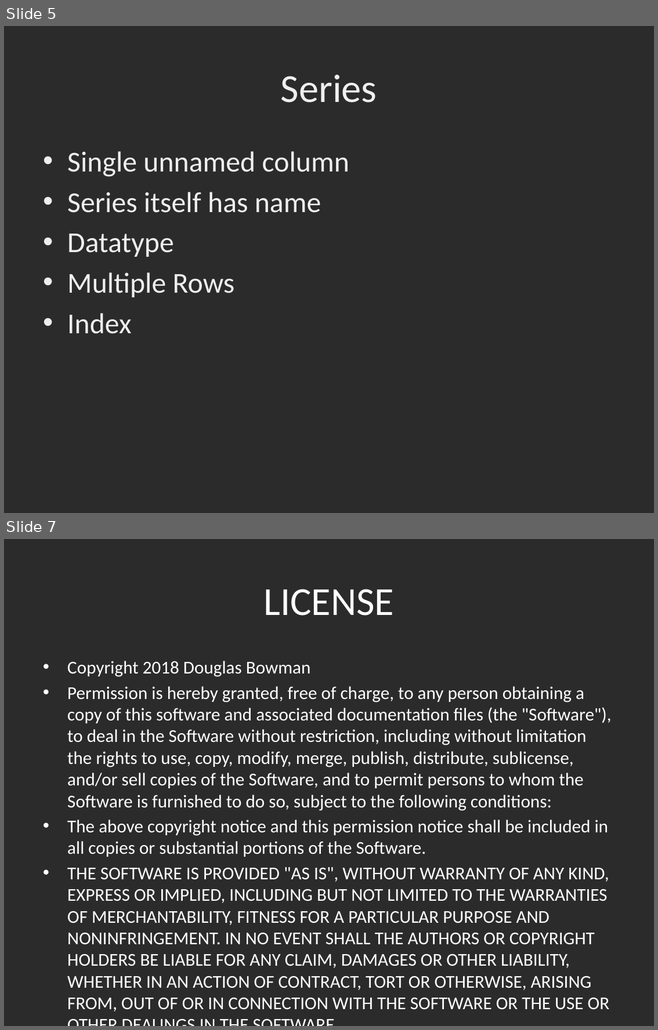
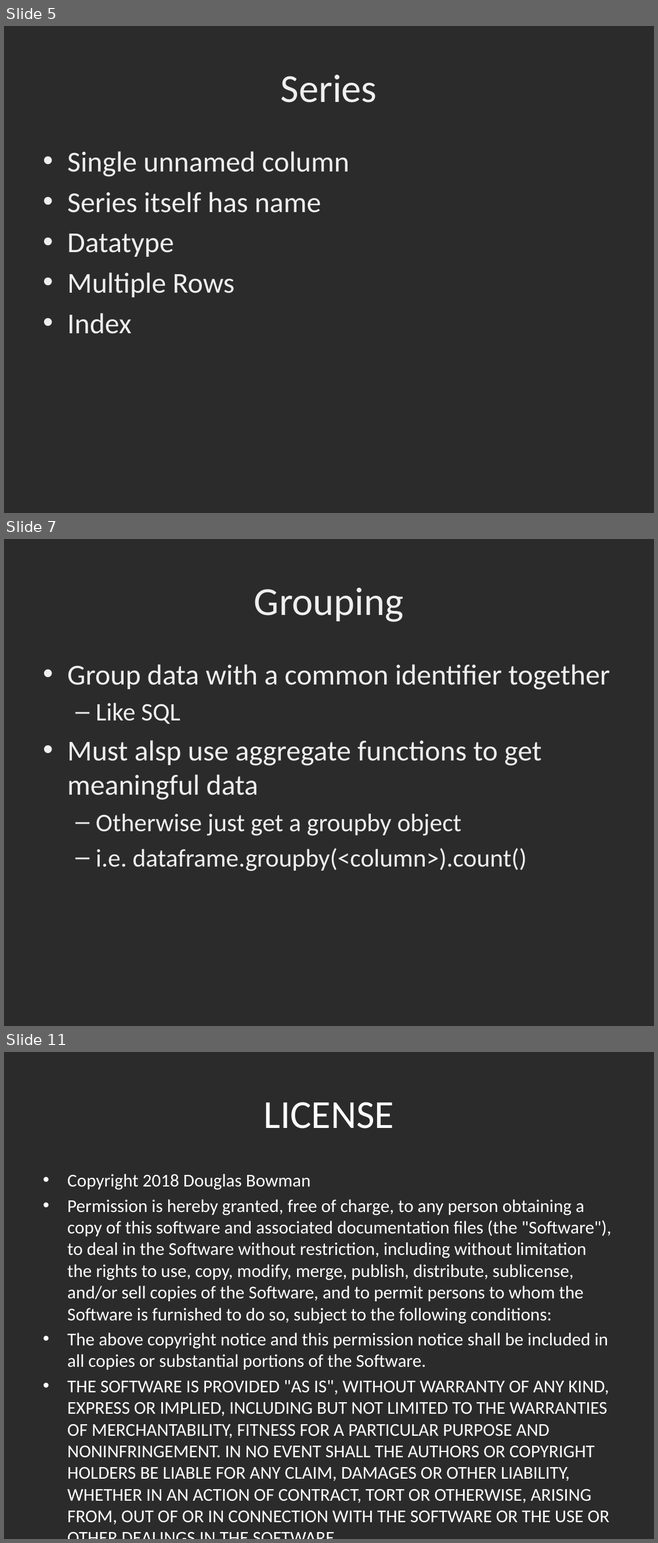
Before and after one commit to dbowmans46/PracticalProgramming, a slide deck: Session 7 - Python/Instructional Material/Session 7 – Python Pandas Data Wrangling.pptx. Shown one above the other, each under a label of ours: slides 5 and 7 before the commit, slides 5, 7 and 11 after it; the slides between them are not shown. The pictures are 658x1030 and 658x1543 pixels, drawn with LibreOffice and Linux fonts; fonts in the diff are those of the drawing; background and template pictures are left out; a plain dark background stands for a picture behind light text. Boxes give left, top, right and bottom in pixels: in the first picture for what was removed or moved away, otherwise in the second. Text is boxed around its words. In the diff, an @@ line names an element or a change of style, - is before the commit and + after.

```diff
--- a/Session 7 - Python/Instructional Material/Session 7 – Python Pandas Data Wrangling.pptx
+++ b/Session 7 - Python/Instructional Material/Session 7 – Python Pandas Data Wrangling.pptx
@@ slide 7 added at bbox=[4, 539, 654, 1026], background picture (left out) @@
@@ title added at bbox=[254, 588, 404, 622], 44 pt, text #EFEFEF @@
+Grouping
@@ text added at bbox=[67, 664, 610, 871], 32 pt, text #EFEFEF @@
+• Group data with a common identifier together
+  – Like SQL
+• Must alsp use aggregate functions to get meaningful data
+  – Otherwise just get a groupby object
+  – i.e. dataframe.groupby(<column>).count()
@@ what was slide 7 is now slide 11 @@
```
Also in this commit, not shown: 2 slides changed, 3 other slides added.
